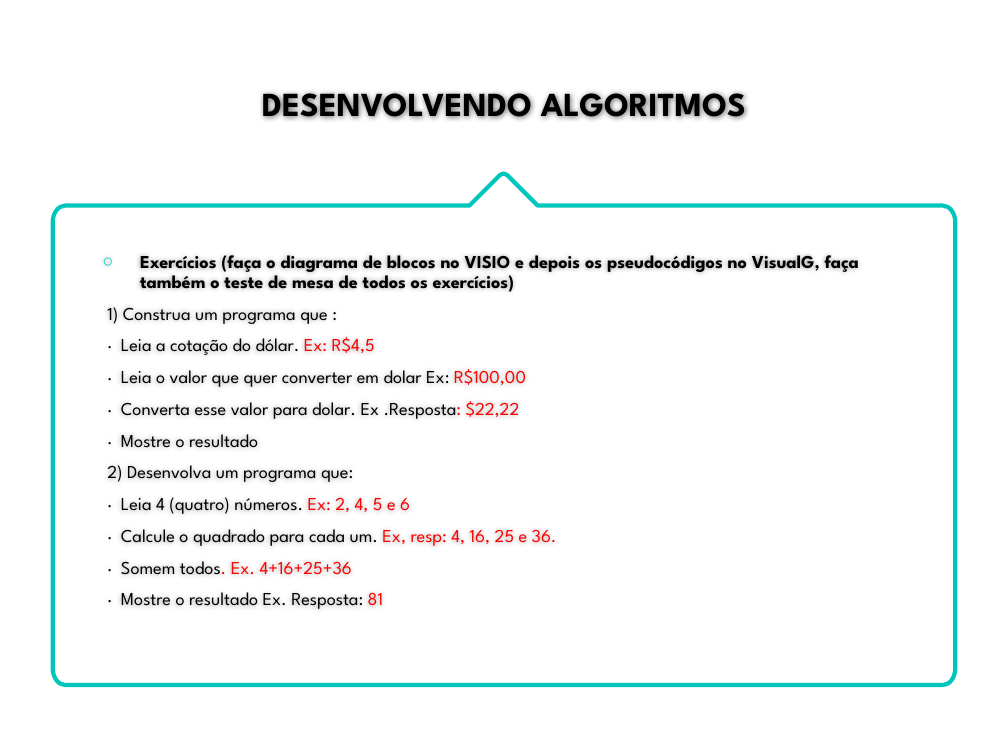
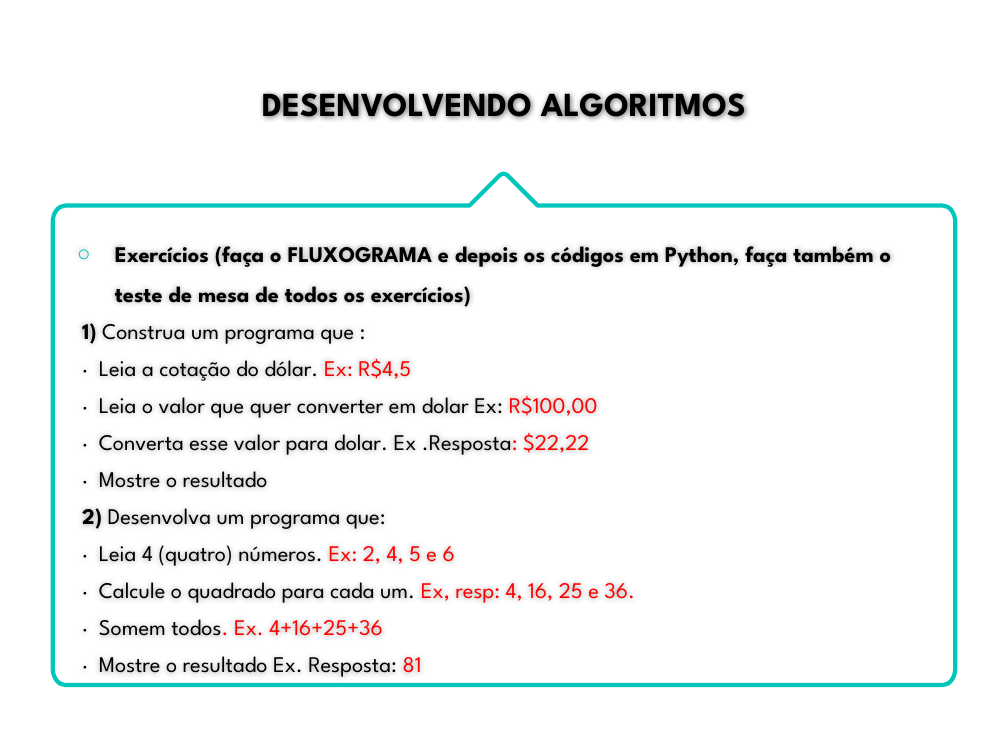
Before and after one commit to ProfAndersonVanin/aulas_PA_2024, a slide deck: slide 19 of LP-Aula-03 - Fluxogramas.pptx. Drawn at 1008x756 pixels with LibreOffice and Linux fonts; fonts in the diff are those of the drawing; background and template pictures are left out. Boxes give left, top, right and bottom in pixels: in the first picture for what was removed or moved away, otherwise in the second. Text is boxed around its words. In the diff, an @@ line names an element or a change of style, - is before the commit and + after.

Commit message:
Aula 03 - Fluxogramas e Exercícios

```diff
--- a/LP-Aula-03 - Fluxogramas.pptx
+++ b/LP-Aula-03 - Fluxogramas.pptx
@@ text "Exercícios (faça o FLUXOGRAMA e ...": place and size @@
-text "Exercícios (faça o FLUXOGRAMA e ..." at [107, 255, 859, 609]
+text "Exercícios (faça o FLUXOGRAMA e ..." at [82, 246, 892, 677]
@@ text at [115, 246, 892, 307]: text changed; size 13 to 16 pt @@
-○ Exercícios (faça o diagrama de blocos no VISIO e depois os pseudocódigos no VisualG, faça também o teste de mesa de todos os exercícios)
+○ Exercícios (faça o FLUXOGRAMA e depois os códigos em Python, faça também o teste de mesa de todos os exercícios)
@@ text at [82, 323, 635, 677]: size 13 to 16 pt in "1) Construa um programa que :", "· Leia a cotação do dólar. Ex: ...", "· Leia o valor que quer converter ...", "· Converta esse valor para dolar. Ex ..." and 6 more places; bold on in "1)", "2)" @@
```
Also in this commit, not shown: 4 other slides changed, 3 slides added.
